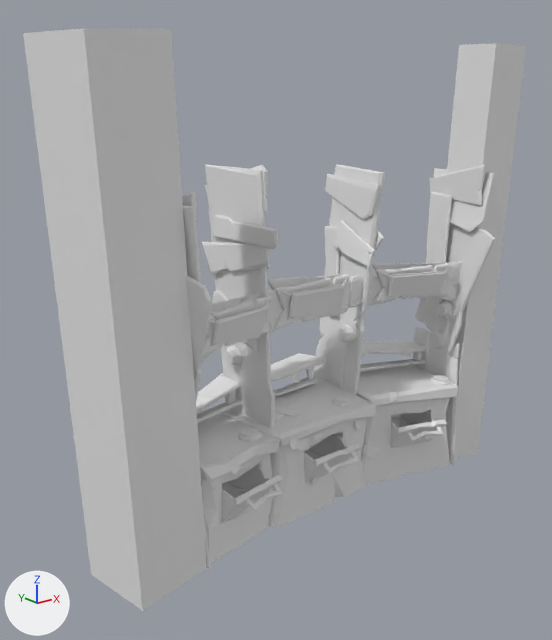
Two versions of the FBX model MGSC/Assets/Art/Props/Structure/SM_ComptoirClients_01.fbx, one commit apart.
One viewpoint serves both versions: a 50 mm lens placed at (-4.86, -5.39, 4.3), pointed at (-0.31, 0.31, 2.02). The lights are fixed; the arrows at lower left show +X, +Y and +Z. The picture after the commit comes second. Where no turn or scale is listed for an object, it has been applied to the vertices. Vertices at exactly the same position are counted once.

Names of what the first picture shows: 'SM_ComptoirClients_01'.
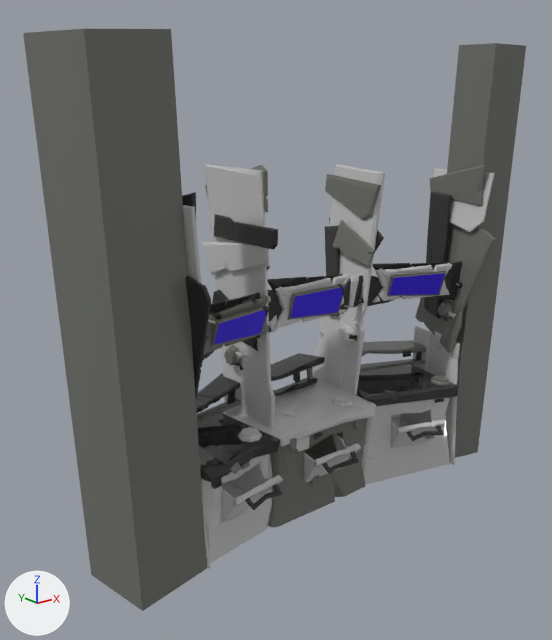
The edits, one by one:
Material 'Material #755' (mat_material__755) is new.
Its base color is (0.158, 0.164, 0.147) (grey #6f716b).
Its roughness is 0.0.
Material 'Material #43' (mat_material__43) is new.
Its base color is (0.044, 0.0152, 0.787) (blue #3b21e5).
Its roughness is 0.0.
Material 'Material #44' (mat_material__44) is new.
Its base color is (0.8, 0.8, 0.8) (white #e7e7e7).
Its roughness is 0.0.
Material 'Material #754' (mat_material__754) is new.
Its base color is (0.552, 0.552, 0.552) (light grey #c4c4c4).
Its roughness is 0.0.
Material 'Material #753' (mat_material__753) is new.
Its base color is (0.0262, 0.0262, 0.0262) (black #2d2d2d).
Its roughness is 0.0.
me_mesh is used by ob_sm_comptoirclients_01; location (0.0, 0.0, 0.0).
me_mesh had 5094 vertices, 9117 faces and spanned x -2.61..2.57, y -0.62..1.01, z -0.04..4.66.
me_mesh now has 5096 vertices, 9117 faces and spans x -2.61..2.57, y -0.62..1.01, z -0.04..4.66.
Part 1, on me_mesh:
39 vertices are removed from x -0.74..1.75, y -0.21..0.19, z 0.99..2.39.
242 faces are deleted.
19 vertices in x 0.88..1.75, y -0.21..0.11, z 2.32..2.4 move by (0.01, 0.0, 0.0).
8 vertices in x 0.88..1.75, y -0.19..0.11, z 2.32..2.39 move by (0.01, 0.0, 0.01).
50 vertices move from x -1.57..1.73, y -0.21..0.18, z 2.04..2.4 to x -1.57..1.73, y -0.2..0.18, z 2.04..2.4.
41 vertices are added at x -1.19..1.76, y -0.21..0.19, z 0.99..2.4.
146 new faces join them, mat_material__754 (light grey #c4c4c4).
53 new faces join them, mat_material__44 (white #e7e7e7).
43 new faces join them, mat_material__753 (black #2d2d2d).
me_mesh part 2: 6 faces spanning x -1.35..1.61, y -0.24..0.11, z 2.03..2.32 switch from no material to mat_material__43 (blue #3b21e5).
me_mesh part 3: 1177 faces spanning x -2.61..2.57, y -0.62..0.98, z -0.04..4.66 switch from no material to mat_material__755 (grey #6f716b).
me_mesh part 4: 3967 faces spanning x -1.84..2.08, y -0.54..1.01, z 0.54..3.47 switch from no material to mat_material__753 (black #2d2d2d).
me_mesh part 5: 3236 faces spanning x -1.87..2.19, y -0.49..0.97, z -0.04..3.54 switch from no material to mat_material__754 (light grey #c4c4c4).
Other edits to the shape of me_mesh do not show in these pictures.
me_mesh gains material mat_material__44 (white #e7e7e7).

Where the change shows, as pixel boxes [x1, y1, x2, y2] in the pictures (552 x 640 px; the box of a moved part takes in the faces that stretch with it):
part 1 of me_mesh, moved or reshaped
    before: [343, 263, 451, 301]
    after: [344, 263, 451, 301]
part 2 of me_mesh, recoloured (white to blue)
    both: [214, 273, 445, 345]
part 3 of me_mesh, recoloured (white to grey)
    both: [23, 29, 526, 611]
part 4 of me_mesh, recoloured (white to black)
    both: [182, 192, 463, 510]
part 5 of me_mesh, recoloured (white to light grey)
    both: [183, 164, 494, 569]
